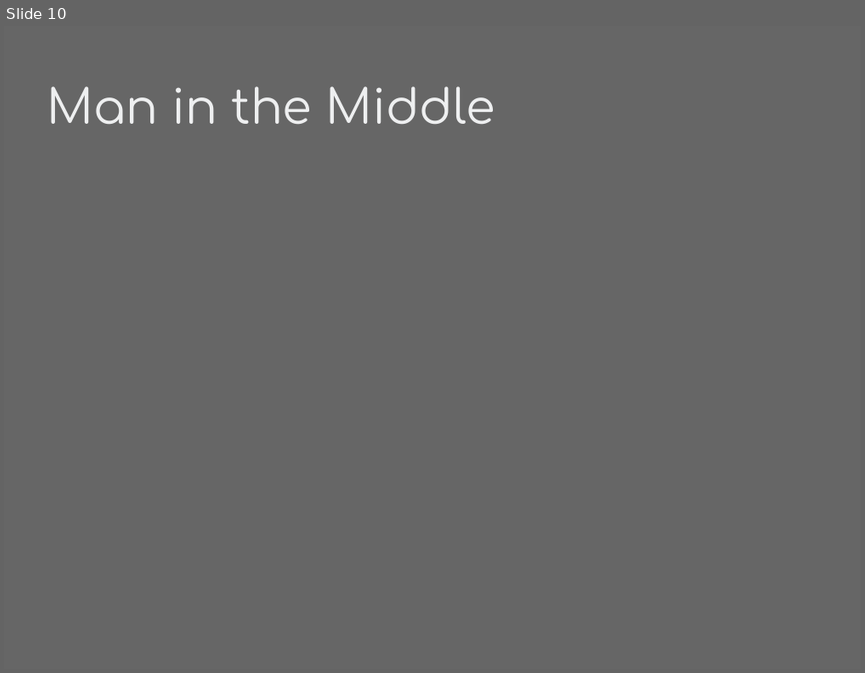
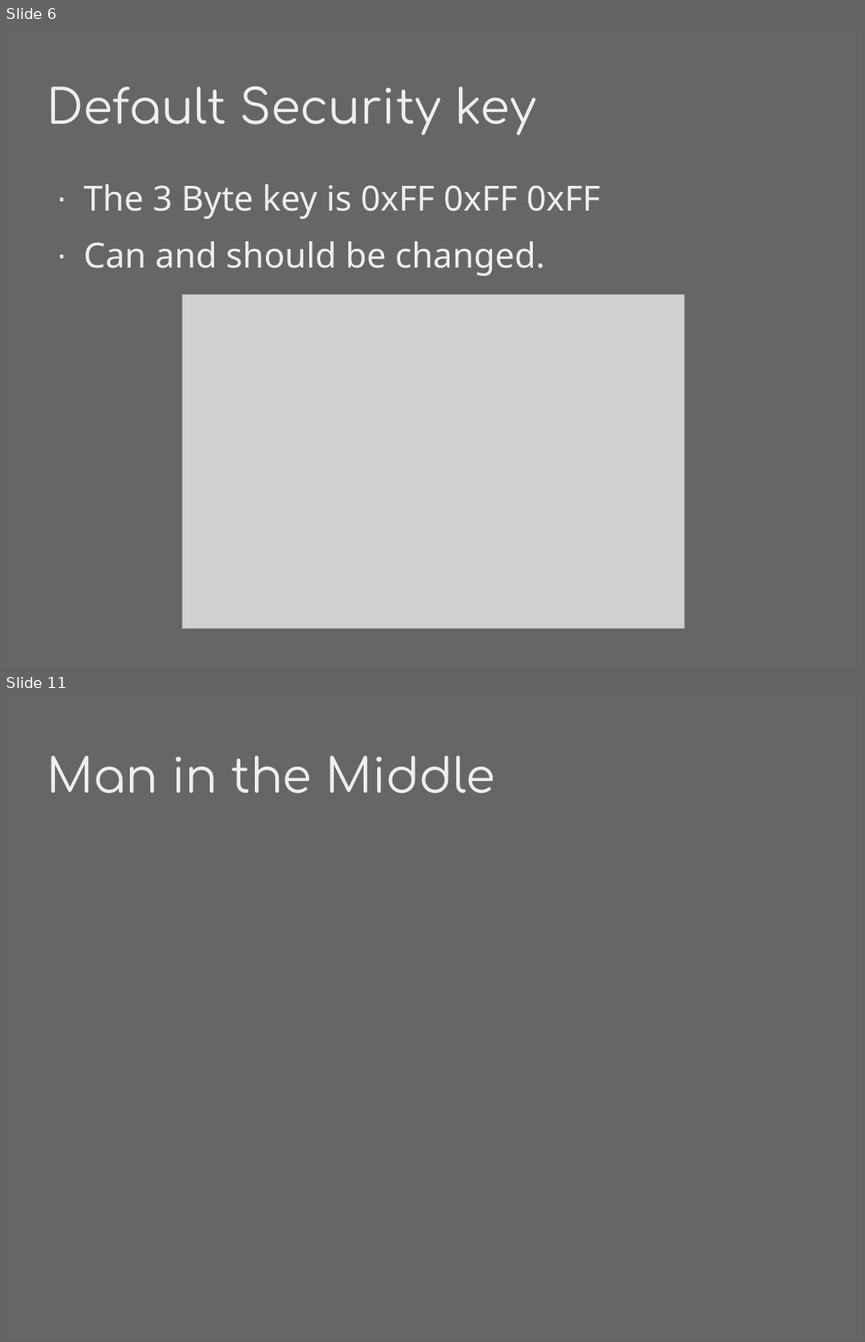
Before and after one commit to phyushin/Breaking_Badge, a slide deck: presentation/sle4442.odp. Shown one above the other, each under a label of ours: slide 10 before the commit, slides 6 and 11 after it; the slides between them are not shown. The pictures are 865x673 and 865x1342 pixels, drawn with LibreOffice and Linux fonts; fonts in the diff are those of the drawing; grey boxes stand for pictures. Boxes give left, top, right and bottom in pixels: in the first picture for what was removed or moved away, otherwise in the second. Text is boxed around its words. In the diff, an @@ line names an element or a change of style, - is before the commit and + after.

```diff
--- a/presentation/sle4442.odp
+++ b/presentation/sle4442.odp
@@ slide 6 added at (4,26,861,669), background #666666 @@
@@ title added at (46,86,535,135), 44 pt, text #EEEFF0 @@
+Default Security key
@@ text added at (84,184,601,276), 32 pt, text #EEEFF0 @@
+· The 3 Byte key is 0xFF 0xFF 0xFF
+· Can and should be changed.
@@ picture added at (182,295,684,629) @@
@@ what was slide 10 is now slide 11 @@
```
Also in this commit, not shown: 6 slides changed, 7 other slides added, 7 slides removed.
